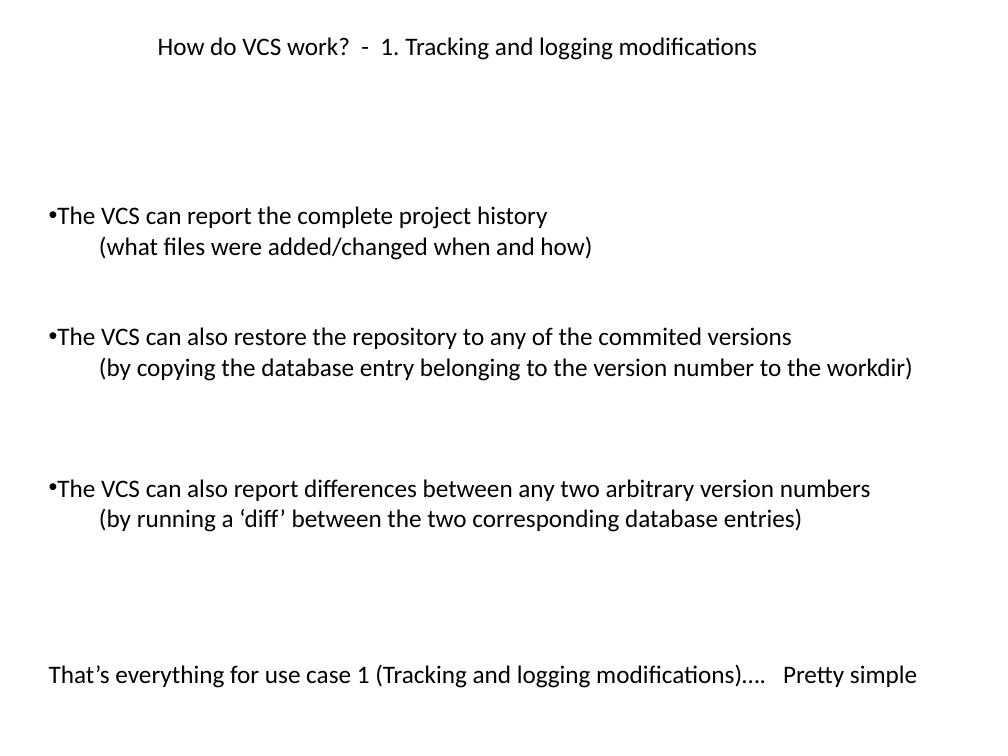
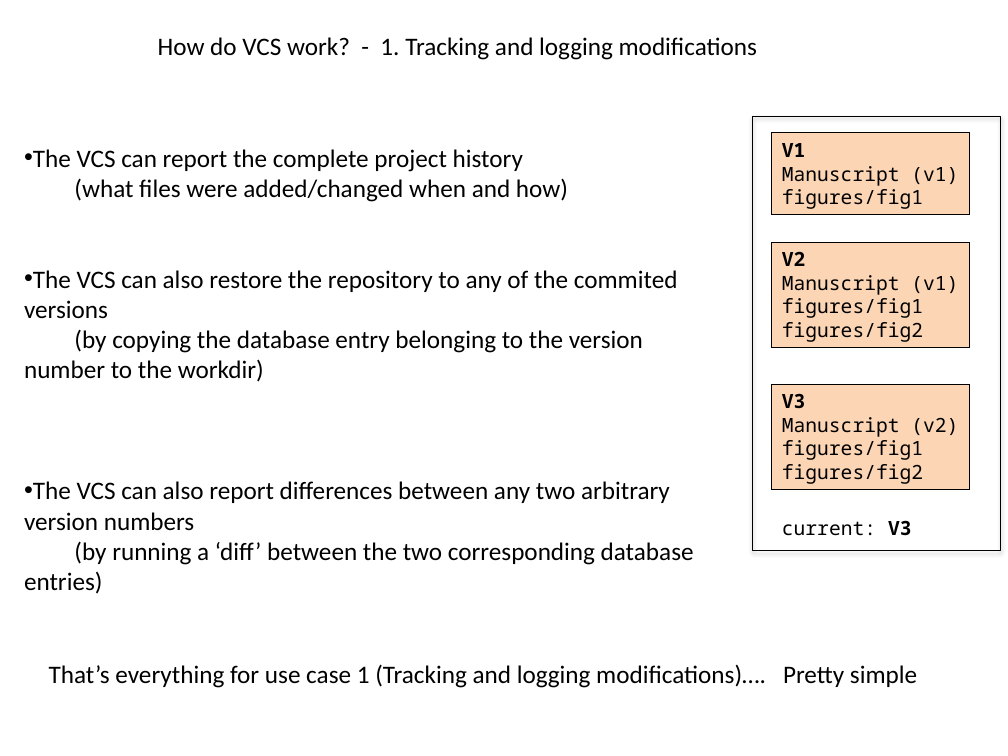
Before and after one commit to flosopher/gittalk, a slide deck: slide 6 of git_python_kurs.pptx. Drawn at 1008x756 pixels with LibreOffice and Linux fonts; fonts in the diff are those of the drawing. Boxes give left, top, right and bottom in pixels: in the first picture for what was removed or moved away, otherwise in the second. Text is boxed around its words. In the diff, an @@ line names an element or a change of style, - is before the commit and + after.

```diff
--- a/git_python_kurs.pptx
+++ b/git_python_kurs.pptx
@@ text "The VCS can report the ..." rewrapped from box(57, 206, 913, 532) to box(24, 149, 694, 594) @@
@@ group added at box(753, 116, 1001, 550): 4 rectangles, 1 text @@
+V1
+Manuscript (v1)
+figures/fig1
+V2
+Manuscript (v1)
+figures/fig1
+figures/fig2
+V3
+Manuscript (v2)
+figures/fig1
+figures/fig2
+current: V3
```
Also in this commit, not shown: 2 other slides changed, 1 slide removed.
